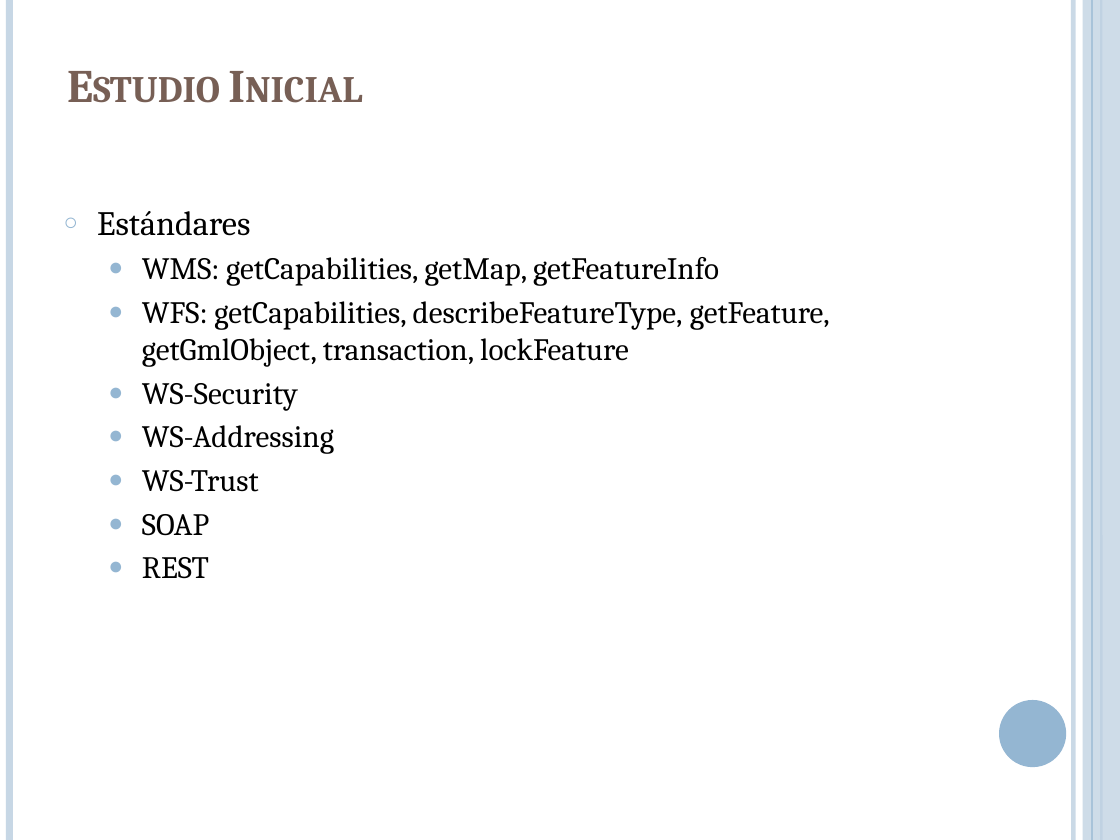
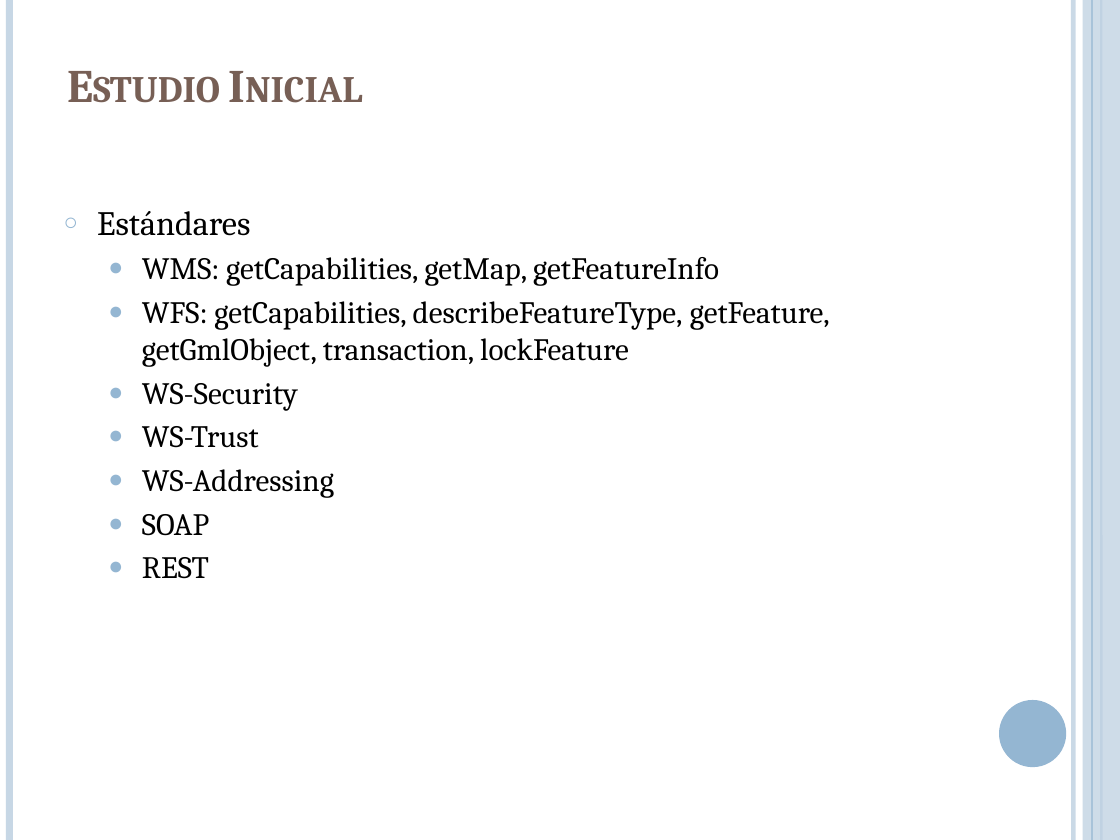
Before and after one commit to lcpaso1/integracion-gis-pge, a slide deck: slide 12 of Presentacion.pptx. Drawn at 1120x840 pixels with LibreOffice and Linux fonts; fonts in the diff are those of the drawing. Boxes give left, top, right and bottom in pixels: in the first picture for what was removed or moved away, otherwise in the second. Text is boxed around its words. In the diff, an @@ line names an element or a change of style, - is before the commit and + after.

```diff
--- a/Presentacion.pptx
+++ b/Presentacion.pptx
@@ text at (x1=142, y1=426, x2=259, y2=448): paragraph added @@
+  ● WS-Trust
@@ text at (x1=142, y1=470, x2=259, y2=492): paragraph removed @@
-  ● WS-Trust
```
Also in this commit, not shown: 3 other slides changed.
